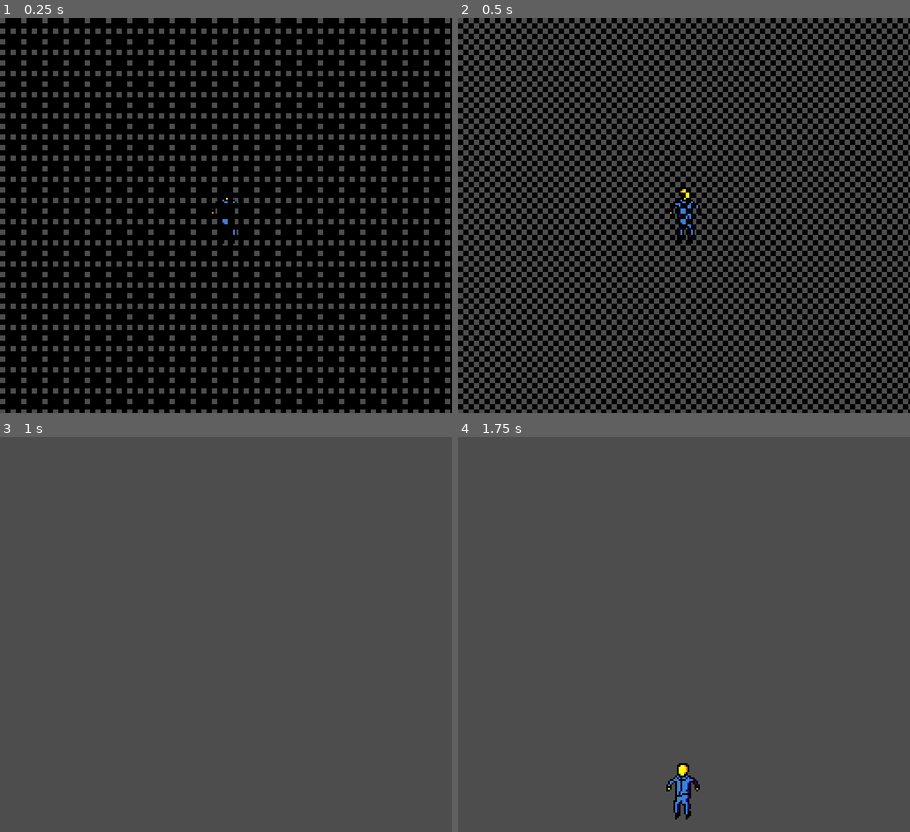
Above: before the commit, frames 1-4 (two rows, left to right).
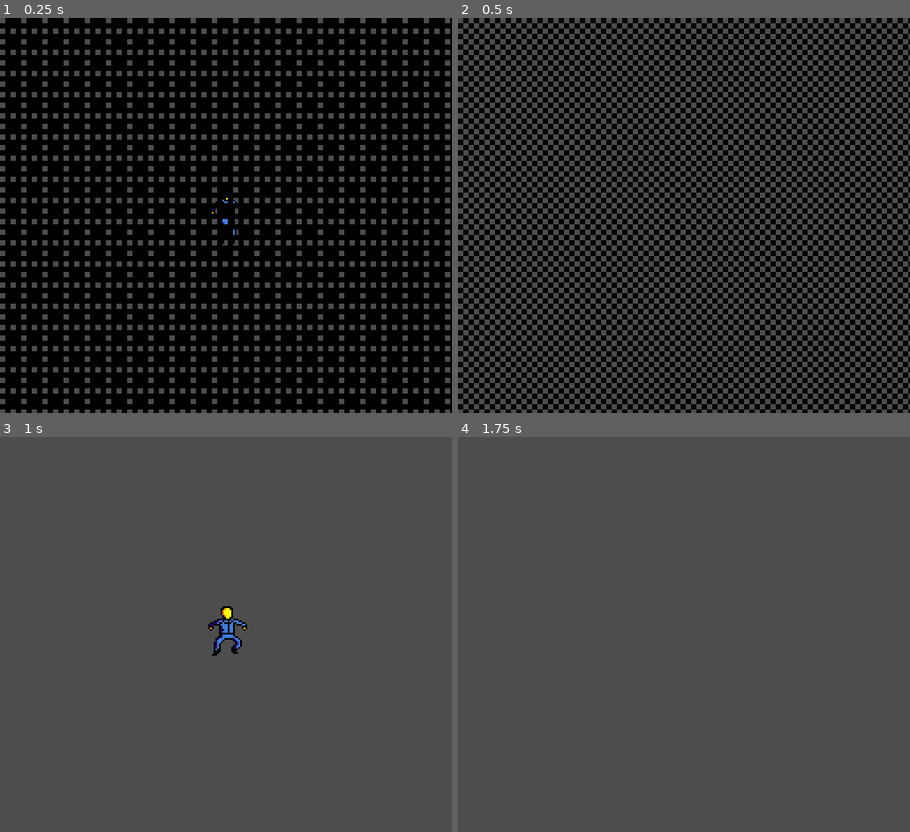
Above: after the commit, the same moments.

Repository: Team-Skeejy/lospec2
Game: Godot game, scene res://scenes/tests/player_test.tscn
The game is run twice, just before and just after one commit, with the same random seed, the same clock (stepped at 60 frames per second) and the same inputs. This scene is started directly instead of the project's main scene.
Inputs:
- Up to frame 1 (0.25 s): no input
- Up to frame 2 (0.5 s): no input
- Up to frame 3 (1 s): tap Enter (Select) at 0.5 s; hold D (Right) from 0.53 s (still down); hold Space (A) from 0.53 s (still down); tap W (Up) at 0.77 s
- Up to frame 4 (1.75 s): keep holding D (Right); release Space (A) at 1.28 s; tap Space (A) at 1.35 s; tap W (Up) at 1.52 s

Frame 1 is identical in both runs. In frame 2, 0.2% of the frame differs, in the area x 46-54%, y 42-58%; in frame 3, 0.5%; in frame 4, 0.5%, in the area x 46-54%, y 82-97%.

Commit message:
added terminal velocity

Diff:
--- a/scenes/player.tscn
+++ b/scenes/player.tscn
@@ -119,6 +119,7 @@
 [node name="WallJump" parent="." instance=ExtResource("4_f8bfp")]
 
 [node name="DoubleJump" parent="." instance=ExtResource("4_12iee")]
+disabled = false
 
 [node name="JumpTimer" type="Timer" parent="."]
 wait_time = 0.2
--- a/scripts/player.gd
+++ b/scripts/player.gd
@@ -1,5 +1,7 @@
 class_name Player
 extends CharacterBody2D
+
+static var TERMINAL_VELOCITY := 900.
 
 static var SPEED := 100.
 static var ACCELERATION := 900.
@@ -127,6 +129,8 @@
 	else:
 		add_friction(delta)
 
+	velocity = velocity.clamp(Vector2.ONE * -TERMINAL_VELOCITY, Vector2.ONE * TERMINAL_VELOCITY)
+
 	move_and_slide()
 
 	if velocity.x > 0:
